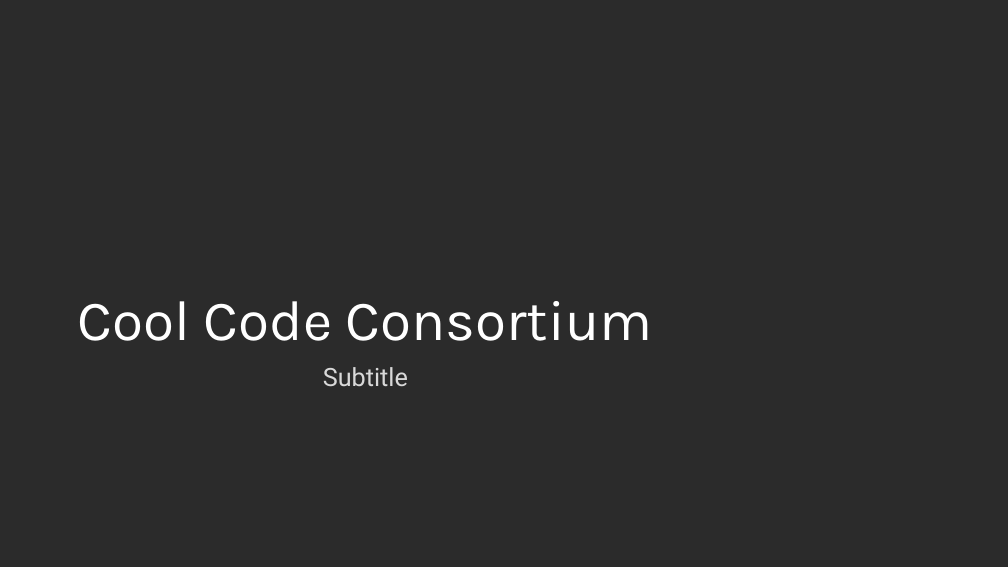
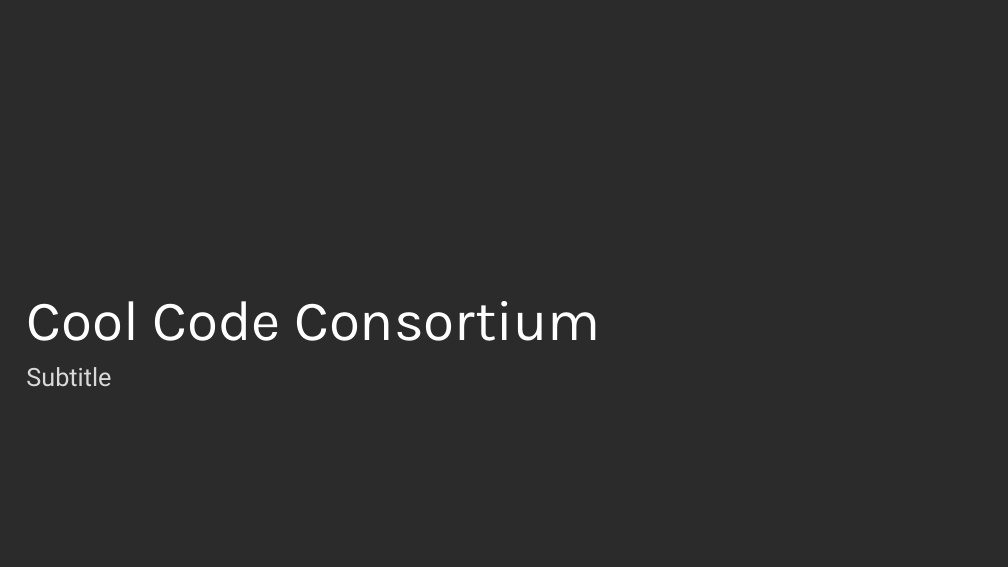
Before and after one commit to cjblink1/ccc18, a slide deck: slide 1 of slide-master/CoolCodeConsortiumMaster.pptx. Drawn at 1008x567 pixels with LibreOffice and Linux fonts; fonts in the diff are those of the drawing; background and template pictures are left out; a plain dark background stands for a picture behind light text. Boxes give left, top, right and bottom in pixels: in the first picture for what was removed or moved away, otherwise in the second. Text is boxed around its words. In the diff, an @@ line names an element or a change of style, - is before the commit and + after.

Commit message:
Changed title slides to have left-aligned text

```diff
--- a/slide-master/CoolCodeConsortiumMaster.pptx
+++ b/slide-master/CoolCodeConsortiumMaster.pptx
@@ title "Cool Code Consortium" at <box>26,301,601,341</box>: alignment centre to left @@
@@ subtitle "Subtitle" at <box>26,367,111,386</box>: alignment centre to left @@
```
Also in this commit, not shown: 1 other slide changed, 2 other files.
